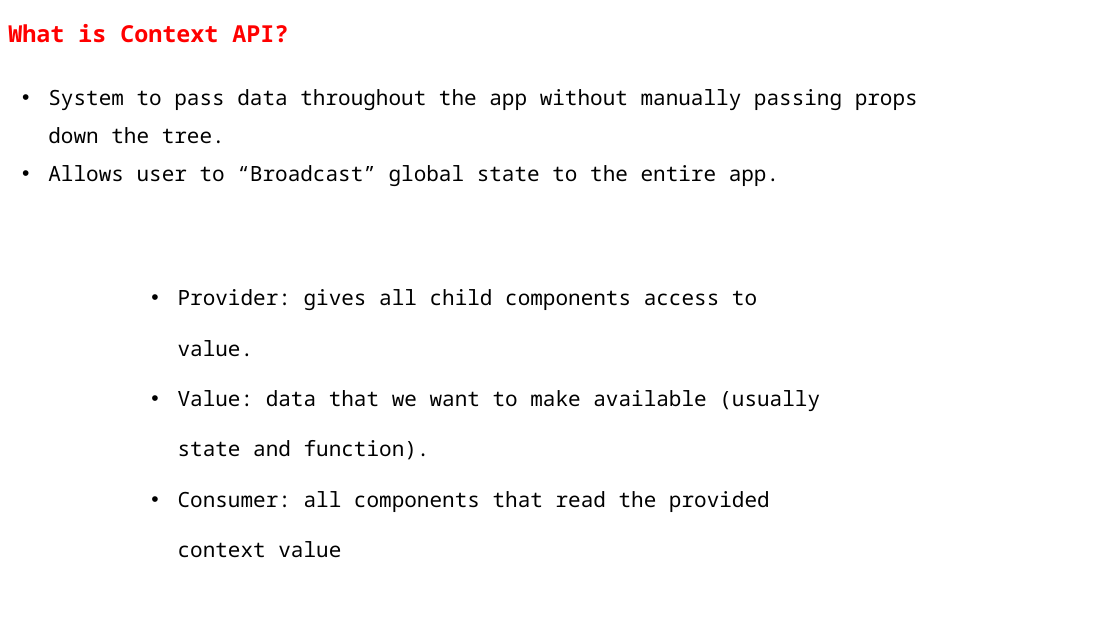
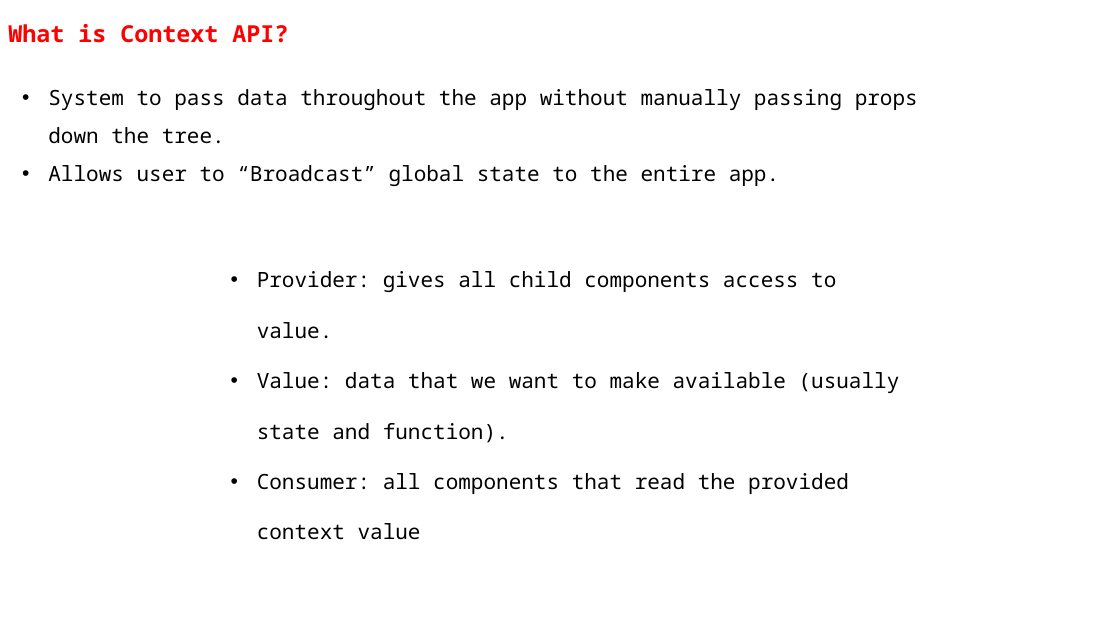
Before and after one commit to sujit-libi/react-js-batch-one, a slide deck: slide 3 of Day 45/Day 45 - Context API.pptx. Drawn at 1120x630 pixels with LibreOffice and Linux fonts; fonts in the diff are those of the drawing. Boxes give left, top, right and bottom in pixels: in the first picture for what was removed or moved away, otherwise in the second. Text is boxed around its words. In the diff, an @@ line names an element or a change of style, - is before the commit and + after.

```diff
--- a/Day 45/Day 45 - Context API.pptx
+++ b/Day 45/Day 45 - Context API.pptx
@@ text "Provider: gives all child components ...": place and size @@
-text "Provider: gives all child components ..." at (178, 289, 820, 558)
+text "Provider: gives all child components ..." at (257, 271, 900, 540)
```
Also in this commit, not shown: 8 other files.
